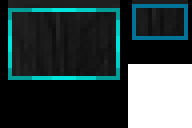
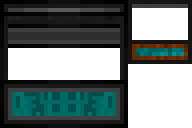
Layered file, before and after one edit (192x128). Changes by layer:
added layer "front_face-fluid_surge" above "front_face-fluid" over [0,0,192,128]
hid "back_internal-fluid" over [0,0,192,128]
